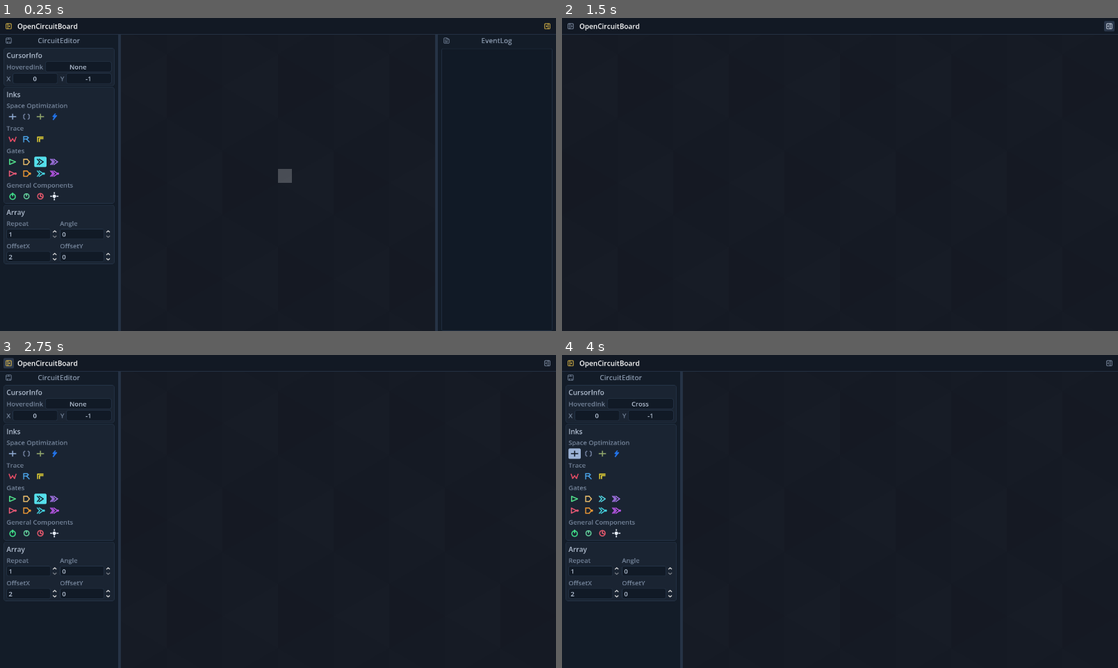
Above: before the commit, frames 1-4 (two rows, left to right).
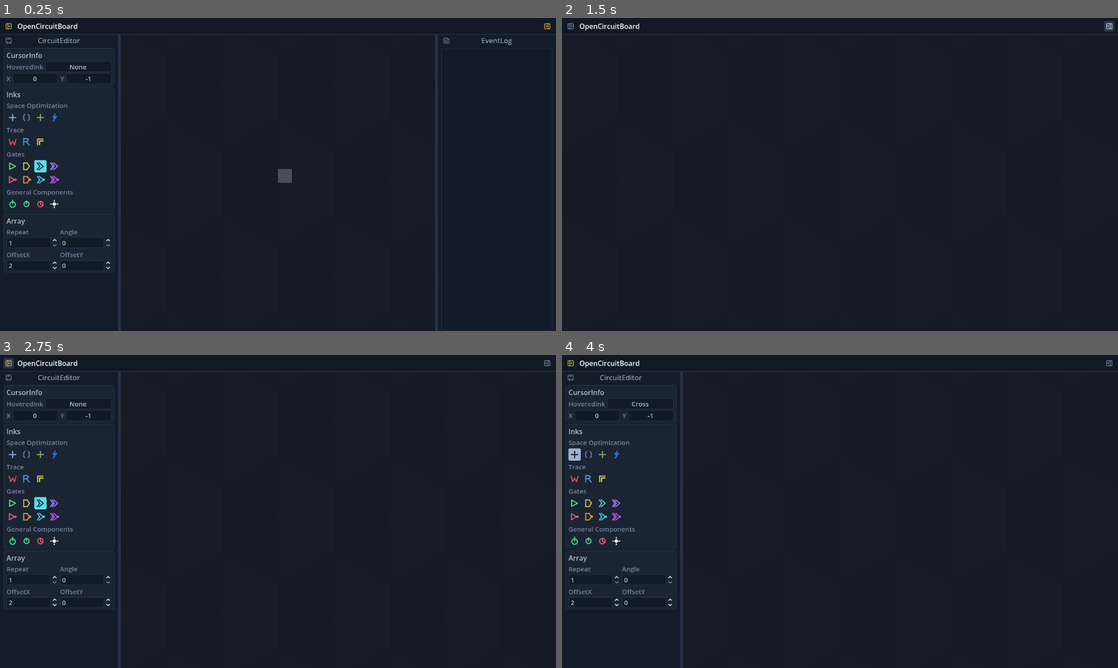
Above: after the commit, the same moments.

Repository: Erlkonigal/OpenCircuitBoard
Game: Godot game, scene res://main.tscn
Two runs of this game, one before a commit and one after it. Both use one fixed random seed, a clock stepped at 60 frames per second and the inputs below.
Inputs (mouse positions are in pixels of both pictures, inside the frame that each line leads up to):
- Up to frame 1 (0.25 s): no input
- Up to frame 2 (1.5 s): click (573, 27) at 0.5 s; click (1106, 27) at 1.25 s
- Up to frame 3 (2.75 s): click (11, 364) at 2 s
- Up to frame 4 (4 s): click (573, 376) at 2.75 s; click (573, 455) at 3.5 s

The runs differ from the first frame. In frame 1, 1.3% of the frame differs, in the area x 0-21%, y 30-81%; in frame 2, nothing differs; in frame 3, 1.3%; in frame 4, 1.3%.

Commit message:
Add Bus color palette
Make ink buttons square and register selectable Bus color variants.

Diff:
--- a/scripts/editorUi.gd
+++ b/scripts/editorUi.gd
@@ -14,7 +14,7 @@
 const dockMenuSeparation := 5
 const dockMenuPadding := 14
 const inkVariantMenuColumns := 3
-const inkVariantMenuButtonSize := Vector2i(28, 24)
+const inkVariantMenuButtonSize := Vector2i(28, 28)
 const inkVariantMenuSeparation := 4
 const inkVariantMenuPadding := 14
 const leftDockSide := "left"
--- a/scripts/inkButton.gd
+++ b/scripts/inkButton.gd
@@ -9,7 +9,7 @@
 
 func configure(ink: Dictionary) -> void:
 	name = "%sButton" % String(ink.get("componentId", ink.get("toolId", "Ink")))
-	custom_minimum_size = Vector2(28, 24)
+	custom_minimum_size = Vector2(28, 28)
 	toggle_mode = true
 	tooltip_text = String(ink.get("title", ""))
 	expand_icon = false
@@ -20,7 +20,7 @@
 	add_child(glyphControl)
 	glyph = glyphControl
 	var inkColor: Color = ink.get("color", Color.WHITE)
-	setGlyph(String(ink.get("toolId", "")))
+	setGlyph(String(ink.get("paletteToolId", ink.get("toolId", ""))))
 	setInkAppearance(inkColor, false)
 
 func setGlyph(glyphId: String) -> void:
--- a/scripts/inkGlyph.gd
+++ b/scripts/inkGlyph.gd
@@ -87,8 +87,6 @@
 			draw_rect(bounds.grow(-lineWidth), glyphColor, false, lineWidth, true)
 
 func getGlyphFamily() -> String:
-	if glyphId.begins_with("trace"):
-		return "trace"
 	return glyphId
 
 func point(bounds: Rect2, x: float, y: float) -> Vector2:
--- a/scripts/inkRegistry.gd
+++ b/scripts/inkRegistry.gd
@@ -8,7 +8,7 @@
 		makeInk("cross", "Cross", "Space Optimization", Color("8da8cf")),
 		makeInk("tunnel", "Tunnel", "Space Optimization", Color("7483a1")),
 		makeInk("mesh", "Mesh", "Space Optimization", Color("91a66c")),
-		makeInk("bus", "Bus", "Space Optimization", Color("2378f4")),
+		makeInk("bus", "Bus", "Space Optimization", Color("2378f4"), "bus", true),
 		makeInk("read", "Read", "Trace", Color("f04f68")),
 		makeInk("write", "Write", "Trace", Color("4ca8ef")),
 		makeInk("trace", "Trace", "Trace", Color("f4df35"), "trace", true),
@@ -34,6 +34,11 @@
 		makeInk("traceBlue", "Trace Blue", "Trace", Color("2378f4"), "trace"),
 		makeInk("traceCyan", "Trace Cyan", "Trace", Color("55dfeb"), "trace"),
 		makeInk("traceMagenta", "Trace Magenta", "Trace", Color("c66af6"), "trace"),
+		makeInk("busRed", "Bus Red", "Space Optimization", Color("ff4d4d"), "bus"),
+		makeInk("busGreen", "Bus Green", "Space Optimization", Color("71f06b"), "bus"),
+		makeInk("busYellow", "Bus Yellow", "Space Optimization", Color("f4df35"), "bus"),
+		makeInk("busCyan", "Bus Cyan", "Space Optimization", Color("55dfeb"), "bus"),
+		makeInk("busMagenta", "Bus Magenta", "Space Optimization", Color("c66af6"), "bus"),
 	])
 	return componentInks
 
--- a/scripts/visualCapture.gd
+++ b/scripts/visualCapture.gd
@@ -47,6 +47,9 @@
 
 func shouldCaptureTraceColorMenu() -> bool:
 	return OS.get_cmdline_user_args().has("--captureTraceColorMenu")
+
+func shouldCaptureBusColorMenu() -> bool:
+	return OS.get_cmdline_user_args().has("--captureBusColorMenu")
 
 func getDockForSide(main: Control, dockSide: String) -> Control:
 	assert(main.has_method("getDockForSide"))
@@ -205,6 +208,7 @@
 	assert(button != null)
 	assert(button.icon == null)
 	assert(button.toggle_mode)
+	assert(is_equal_approx(button.custom_minimum_size.x, button.custom_minimum_size.y))
 	assert(button.button_pressed == isSelected)
 	var inkColor: Color = ink.get("color", Color.WHITE)
 	var pressedStyle := button.get_theme_stylebox("pressed") as StyleBoxFlat
@@ -630,14 +634,17 @@
 	var inkButtons: Dictionary = circuitEditorDock.get("inkButtons")
 	assert(inkButtons.size() == 19)
 	var toolRegistry: Dictionary = board.get("toolRegistry")
-	assert(toolRegistry.size() == 24)
-	for toolId in ["cross", "tunnel", "mesh", "bus", "read", "write", "trace", "traceRed", "tr …(152 unchanged characters)…
+	assert(toolRegistry.size() == 29)
+	for toolId in ["cross", "tunnel", "mesh", "bus", "busRed", "busGreen", "busYellow", "busCyan", "busMagenta", "read", "write", "trace", "traceRed", "tr …(152 unchanged characters)…
 		assert(toolRegistry.has(toolId))
 	assert(InkRegistry.getPaletteInks().size() == 19)
-	assert(InkRegistry.getComponentInks().size() == 24)
+	assert(InkRegistry.getComponentInks().size() == 29)
 	assert(InkRegistry.getInkVariants("trace").size() == 6)
+	assert(InkRegistry.getInkVariants("bus").size() == 6)
 	var orButton := inkButtons.get("or") as Button
 	assertInkButton(orButton, InkRegistry.getInk("or"), true)
+	var busButton := inkButtons.get("bus") as Button
+	assertInkButton(busButton, InkRegistry.getInk("bus"), false)
 	var traceButton := inkButtons.get("trace") as Button
 	assertInkButton(traceButton, InkRegistry.getInk("trace"), false)
 	var interactionModeBeforeTraceMenu := int(board.get("interactionMode"))
@@ -669,6 +676,28 @@
 	circuitEditorDock.call("selectInk", InkRegistry.getInk("or"), false)
 	assert(String(board.get("selectedTool")) == "or")
 	assertInkButton(orButton, InkRegistry.getInk("or"), true)
+	var interactionModeBeforeBusMenu := int(board.get("interactionMode"))
+	root.push_input(makeMouseButtonEvent(busButton, MOUSE_BUTTON_RIGHT, true))
+	await process_frame
+	var busVariantButtons: Dictionary = main.get("inkVariantButtons")
+	assert(inkVariantMenu.visible)
+	assert(inkVariantMenuGrid.get_child_count() == 6)
+	assert(busVariantButtons.size() == 6)
+	assert(int(board.get("interactionMode")) == interactionModeBeforeBusMenu)
+	root.push_input(makeMouseButtonEvent(busButton, MOUSE_BUTTON_RIGHT, false))
+	await process_frame
+	assert(int(board.get("interactionMode")) == interactionModeBeforeBusMenu)
+	var busMagentaButton := busVariantButtons.get("busMagenta") as Button
+	assertInkButton(busMagentaButton, InkRegistry.getInk("busMagenta"), false)
+	busMagentaButton.emit_signal("pressed")
+	await process_frame
+	assert(String(board.get("selectedTool")) == "busMagenta")
+	assert(String(circuitEditorDock.call("getSelectedInkId")) == "busMagenta")
+	assert(not inkVariantMenu.visible)
+	assertInkButton(busButton, InkRegistry.getInk("busMagenta"), true)
+	circuitEditorDock.call("selectInk", InkRegistry.getInk("or"), false)
+	assert(String(board.get("selectedTool")) == "or")
+	assertInkButton(orButton, InkRegistry.getInk("or"), true)
 	var boardBounds: Rect2 = board.get("validRect")
 	board.set_process(false)
 	# Place the right tile first so the capture verifies X-based depth ordering.
@@ -676,11 +705,14 @@
 	board.call("selectTool", "xor")
 	board.call("placeTile", Vector2i(0, 0))
 	assertHoveredInkForCanvasTile(board, circuitEditorDock, Vector2i(0, 0))
+	board.call("selectTool", "busMagenta")
+	board.call("placeTile", Vector2i(-3, 1))
 	board.call("selectTool", "traceBlue")
 	board.call("placeTile", Vector2i(-1, 1))
 	board.call("selectTool", "traceRed")
 	board.call("placeTile", Vector2i(-2, 1))
 	var tileData: Dictionary = board.get("tileData")
+	assert(String(tileData[Vector2i(-3, 1)]) == "busMagenta")
 	assert(String(tileData[Vector2i(-1, 1)]) == "traceBlue")
 	assert(String(tileData[Vector2i(-2, 1)]) == "traceRed")
 	# Keep an isolated tile in view to inspect the full shadow silhouette.
@@ -829,7 +861,7 @@
 		main.call("setLeftSidebarOpen", false, false)
 		for frame in 2:
 			await process_frame
-	if shouldCaptureSidebar() or shouldCaptureDockMenu() or shouldCaptureTraceColorMenu():
+	if shouldCaptureSidebar() or shouldCaptureDockMenu() or shouldCaptureTraceColorMenu() or shouldCaptureBusColorMenu():
 		main.call("activateDock", "circuitEditor")
 		await process_frame
 	if shouldCaptureEventLogDock():
@@ -847,7 +879,7 @@
 		var dualCircuitEditorDock := dualDockState.get("leftDock") as Control
 		assert(String(dualCircuitEditorDock.get("dockId")) == "circuitEditor")
 		assert(String((dualDockState.get("rightDock") as Control).get("dockId")) == "clipboard")
-	if shouldCaptureSidebar() or shouldCaptureEventLogDock() or shouldCaptureClipboardDock() or shouldCaptureDockMenu() or shouldCaptureDualDock() or shouldCaptureTraceColorMenu():
+	if shouldCaptureSidebar() or shouldCaptureEventLogDock() or shouldCaptureClipboardDock() or shouldCaptureDockMenu() or shouldCaptureDualDock() or shouldCaptureTraceColorMenu() or shouldCaptureBusColorMenu():
 		main.call("setLeftSidebarOpen", true, false)
 		main.call("setRightSidebarOpen", true, false)
 		for frame in 2:
@@ -866,6 +898,16 @@
 		root.push_input(makeMouseButtonEvent(traceCaptureButton, MOUSE_BUTTON_RIGHT, true))
 		await process_frame
 		root.push_input(makeMouseButtonEvent(traceCaptureButton, MOUSE_BUTTON_RIGHT, false))
+		await process_frame
+	if shouldCaptureBusColorMenu():
+		var busCaptureDock := getDockForSide(main, "left") as Control
+		var busCaptureButtons: Dictionary = busCaptureDock.get("inkButtons")
+		var busCaptureButton := busCaptureButtons.get("bus") as Button
+		busCaptureDock.call("selectInk", InkRegistry.getInk("busMagenta"), false)
+		await process_frame
+		root.push_input(makeMouseButtonEvent(busCaptureButton, MOUSE_BUTTON_RIGHT, true))
+		await process_frame
+		root.push_input(makeMouseButtonEvent(busCaptureButton, MOUSE_BUTTON_RIGHT, false))
 		await process_frame
 	if shouldCaptureDualDock():
 		var captureCircuitEditorState := getActiveDockState(main, "circuitEditor")
@@ -886,7 +928,7 @@
 	var outputPath := "user://capture.png"
 	var error := image.save_png(outputPath)
 	print("capture=", outputPath, " error=", error, " data=", OS.get_user_data_dir())
-	if shouldCaptureInterface() or shouldCaptureSidebar() or shouldCaptureEventLogDock() or shouldCaptureClipboardDock() or shouldCaptureDockMenu() or shouldCaptureDualDock() or shouldCaptureTraceColorMenu():
+	if shouldCaptureInterface() or shouldCaptureSidebar() or shouldCaptureEventLogDock() or shouldCaptureClipboardDock() or shouldCaptureDockMenu() or shouldCaptureDualDock() or shouldCaptureTraceColorMenu() or shouldCaptureBusColorMenu():
 		var interfaceImage := main.get_viewport().get_texture().get_image()
 		if shouldCaptureInterface():
 			var interfaceError := interfaceImage.save_png("user://interfaceCapture.png")
@@ -909,4 +951,7 @@
 		if shouldCaptureTraceColorMenu():
 			var traceColorMenuError := interfaceImage.save_png("user://traceColorMenuCapture.png")
 			print("traceColorMenuCapture=user://traceColorMenuCapture.png error=", traceColorMenuError)
+		if shouldCaptureBusColorMenu():
+			var busColorMenuError := interfaceImage.save_png("user://busColorMenuCapture.png")
+			print("busColorMenuCapture=user://busColorMenuCapture.png error=", busColorMenuError)
 	quit(error)
